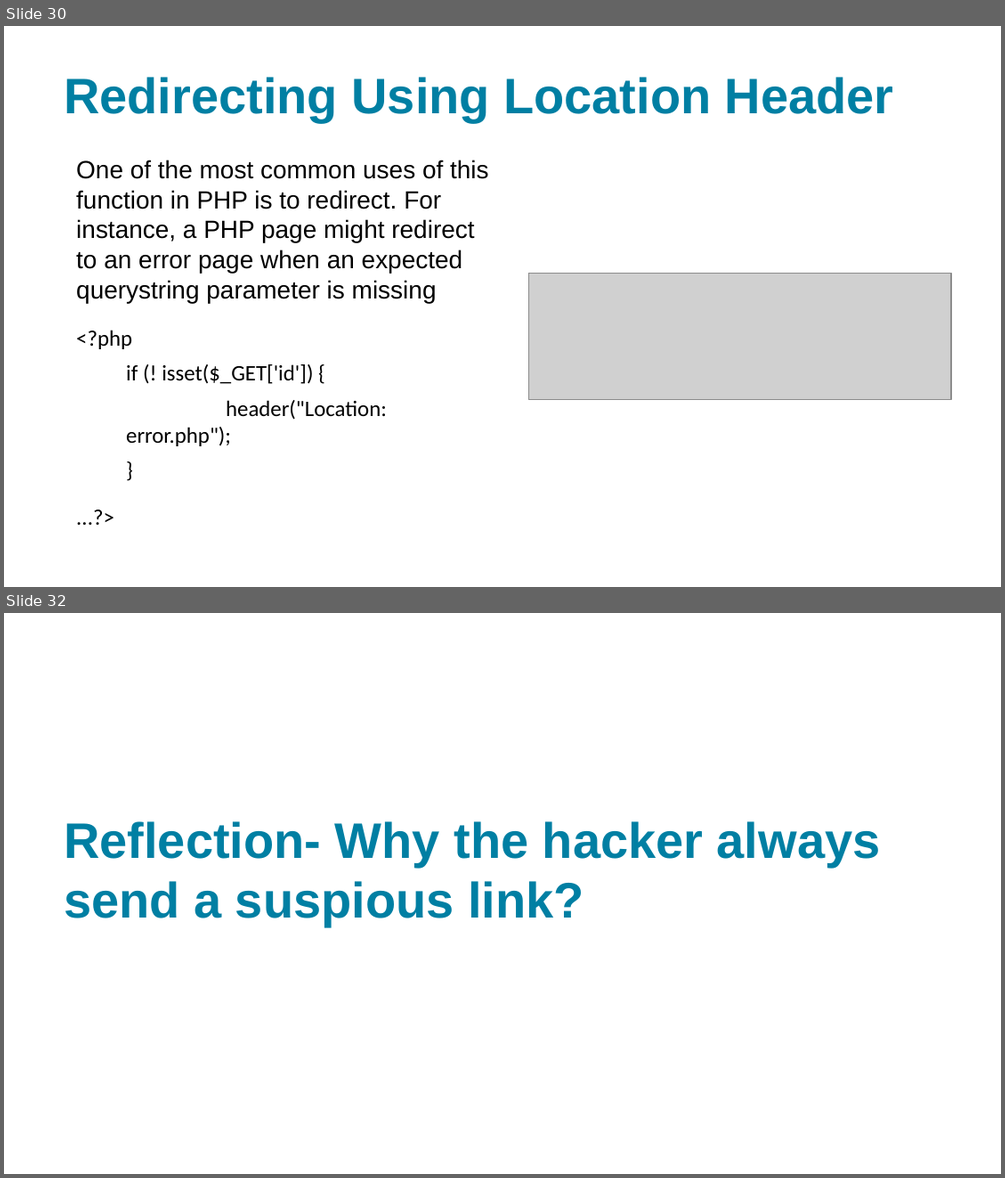
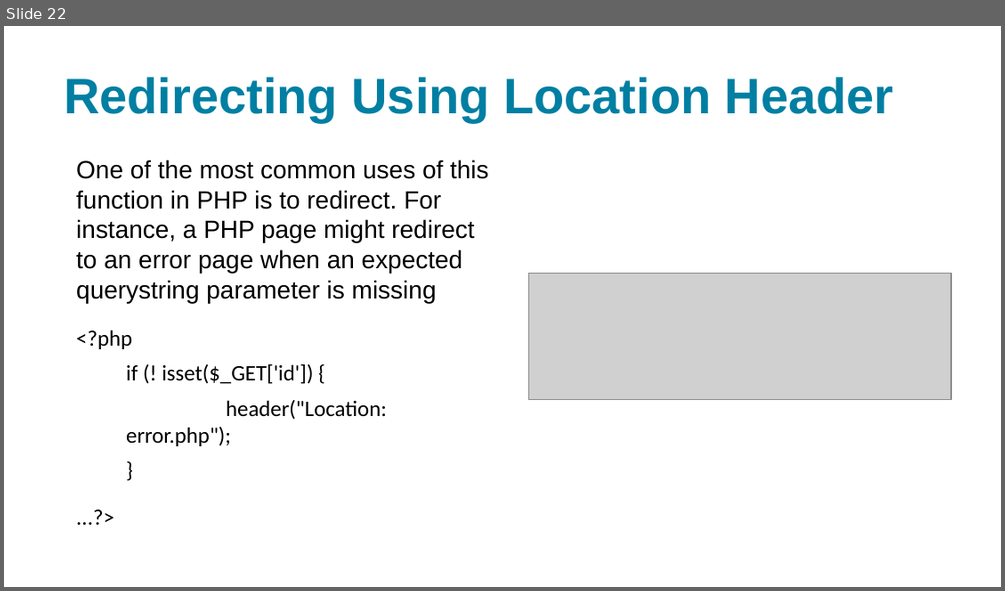
Before and after one commit to xbibogo/MMD24, a slide deck: semester2 PPT/ConnollyHoar_3rdEd_PHP.pptx. Shown one above the other, each under a label of ours: slides 30 and 32 before the commit, slide 22 after it; the slides between them are not shown. The pictures are 1005x1178 and 1005x591 pixels, drawn with LibreOffice and Linux fonts; fonts in the diff are those of the drawing; grey boxes stand for pictures. Boxes give left, top, right and bottom in pixels: in the first picture for what was removed or moved away, otherwise in the second. Text is boxed around its words. In the diff, an @@ line names an element or a change of style, - is before the commit and + after.

```diff
--- a/semester2 PPT/ConnollyHoar_3rdEd_PHP.pptx
+++ b/semester2 PPT/ConnollyHoar_3rdEd_PHP.pptx
@@ slide 32 removed at bbox=[4, 613, 1001, 1174], background #FFFFFF @@
@@ title removed at bbox=[64, 821, 881, 926] @@
-Reflection- Why the hacker always send a suspious link?
@@ what was slide 30 is now slide 22 @@
```
Also in this commit, not shown: 5 slides changed, 2 slides added, 10 other slides removed, 10 other files.
